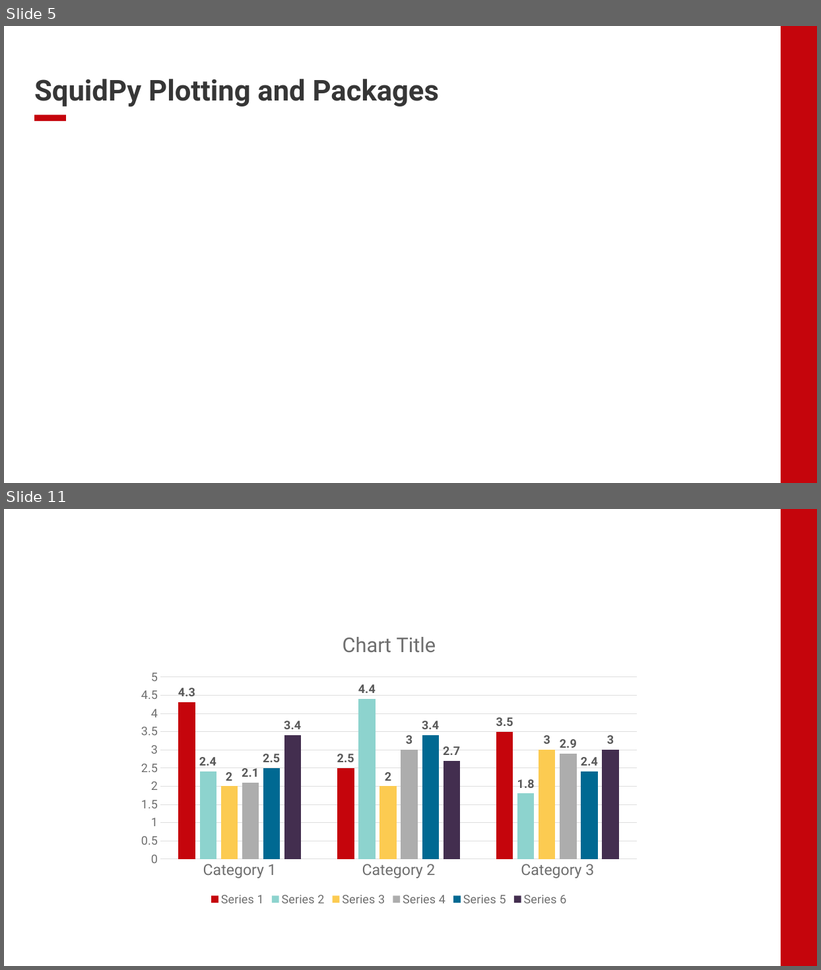
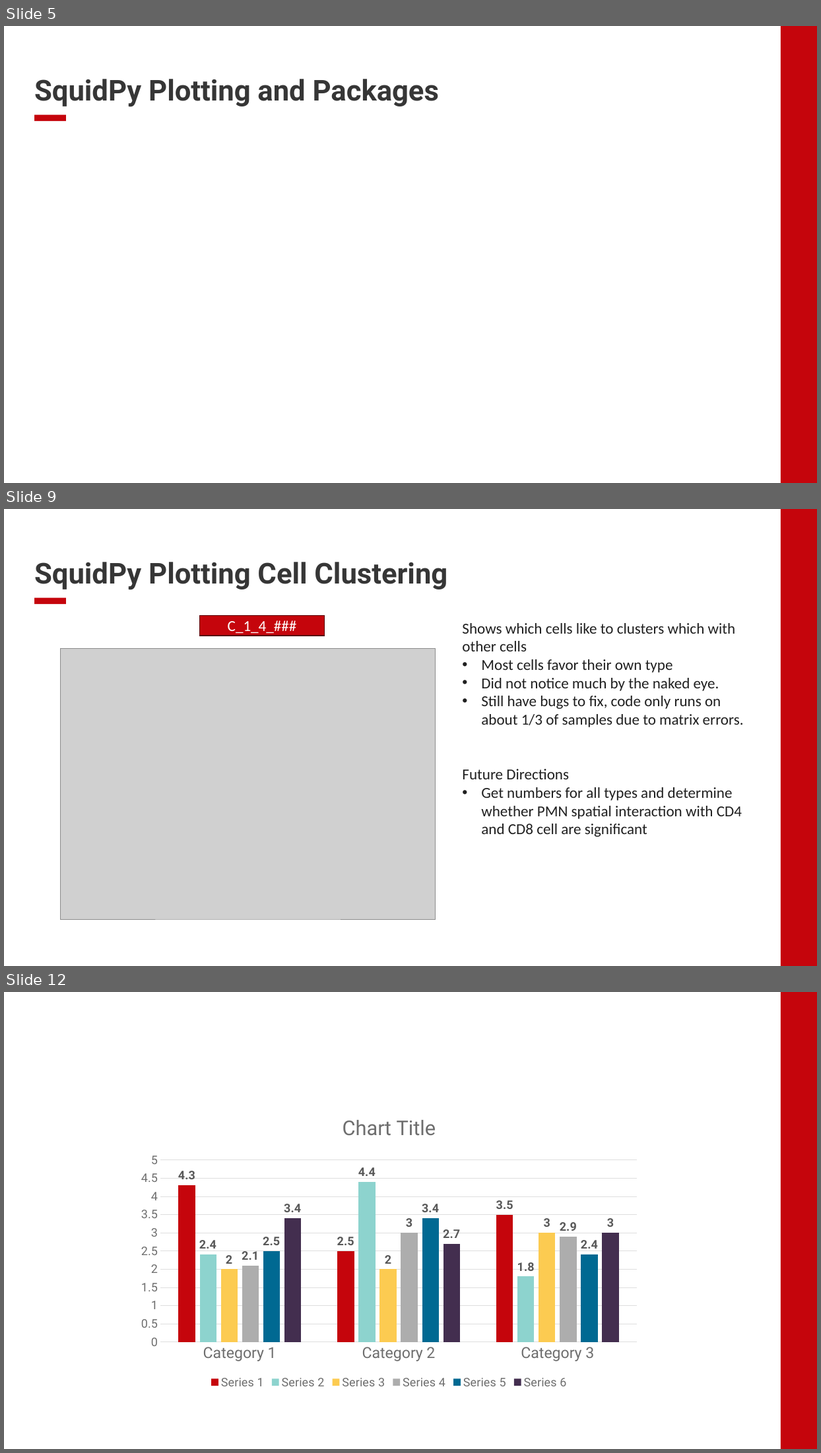
Before and after one commit to EDJohns/2025-Dinh-Lab-Research-Project, a slide deck: Shapiro 2025 Project/Weekly Updates/Week 1 Update.pptx. Shown one above the other, each under a label of ours: slides 5 and 11 before the commit, slides 5, 9 and 12 after it; the slides between them are not shown. The pictures are 821x970 and 821x1453 pixels, drawn with LibreOffice and Linux fonts; fonts in the diff are those of the drawing; grey boxes stand for pictures; background and template pictures are left out. Boxes give left, top, right and bottom in pixels: in the first picture for what was removed or moved away, otherwise in the second. Text is boxed around its words. In the diff, an @@ line names an element or a change of style, - is before the commit and + after.

```diff
--- a/Shapiro 2025 Project/Weekly Updates/Week 1 Update.pptx
+++ b/Shapiro 2025 Project/Weekly Updates/Week 1 Update.pptx
@@ slide 9 added at <box>4,509,817,966</box>, background #FFFFFF; not listed: 2 template elements that a slide beside it also shows @@
@@ title added at <box>34,562,448,590</box>, 34 pt, text #363636, bold @@
+SquidPy Plotting Cell Clustering
@@ rectangle added at <box>200,616,325,636</box>, fill #C5050C, outline #560205 1 pt, 18 pt, text #FFFFFF @@
+C_1_4_###
@@ text added at <box>462,623,744,837</box>, 18 pt, text #202020 @@
+Shows which cells like to clusters which with other cells
+• Most cells favor their own type
+• Did not notice much by the naked eye.
+• Still have bugs to fix, code only runs on about 1/3 of samples due to matrix errors.
+Future Directions
+• Get numbers for all types and determine whether PMN spatial interaction with CD4 and CD8 cell are significant
@@ picture added at <box>61,649,436,920</box> @@
@@ what was slide 11 is now slide 12 @@
```
Also in this commit, not shown: 2 slides changed, 3 other slides added, 3 slides removed, 5 other files.
